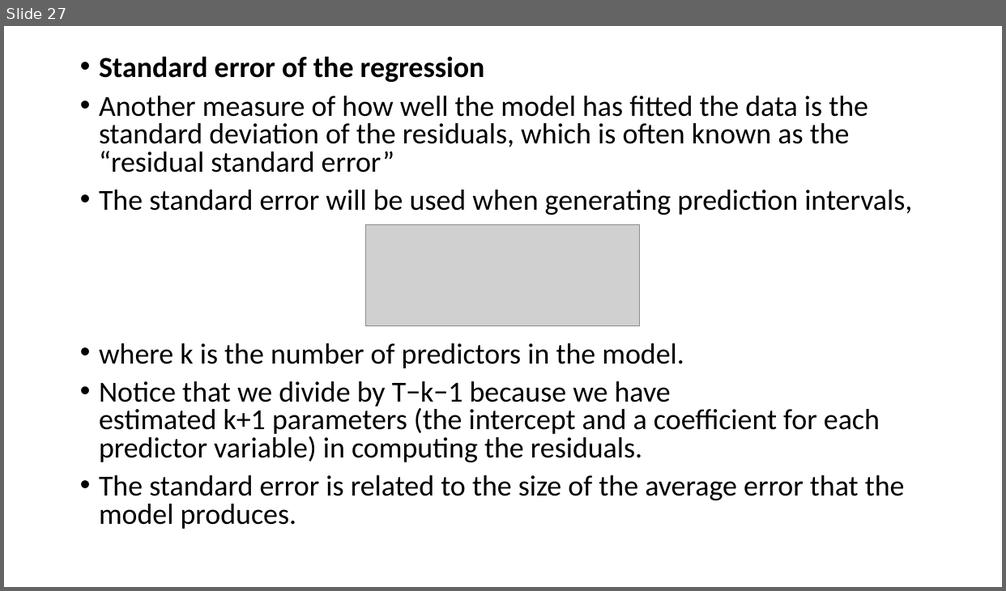
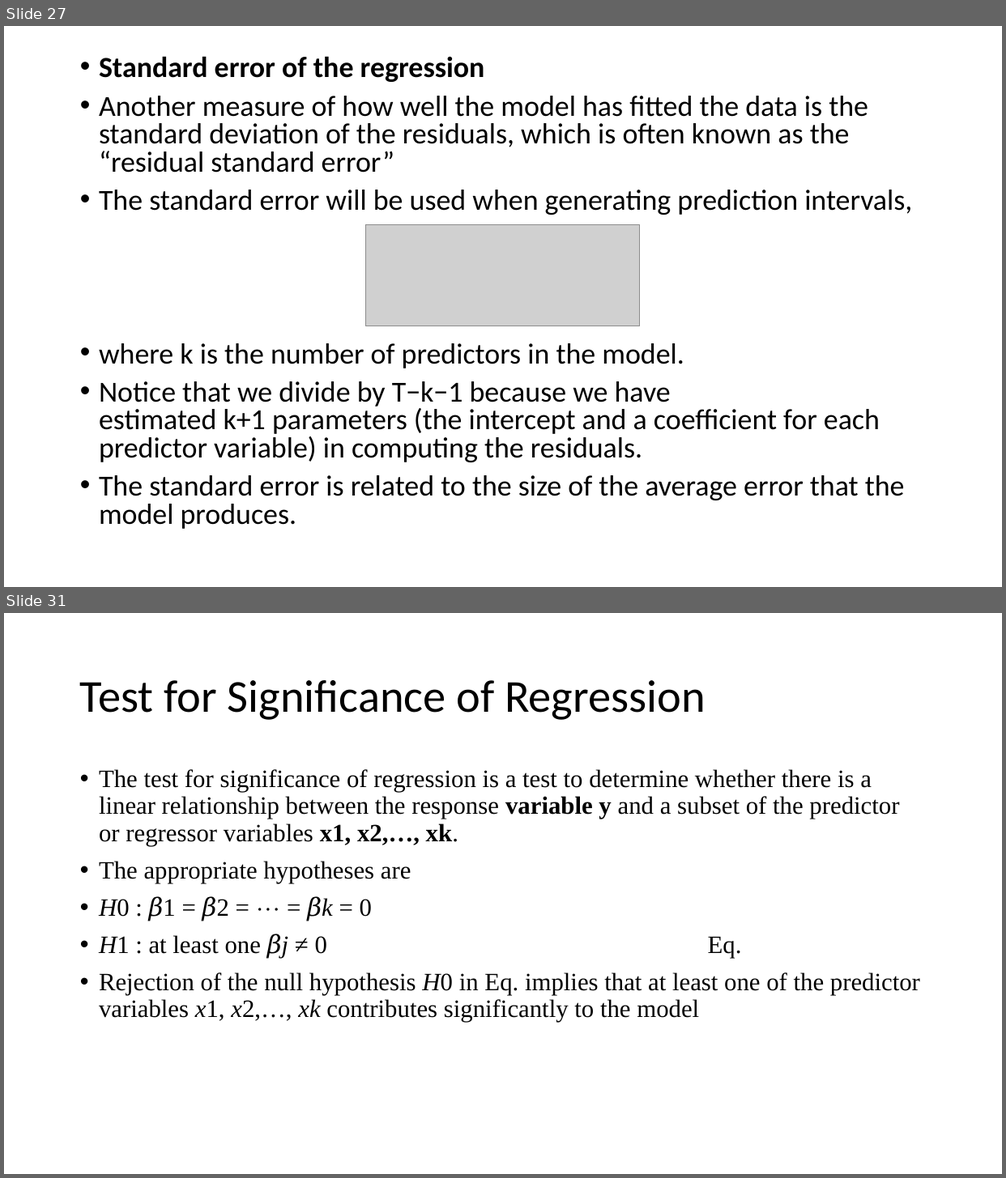
Before and after one commit to satishdkt/BTech-2024-25-Batch-Time-Series-Analysis, a slide deck: PPT/Unit 2/Unit II - REGRESSION ANALYSIS AND FORECASTING-Lecture 1.pptx. Shown one above the other, each under a label of ours: slide 27 before the commit, slides 27 and 31 after it; the slides between them are not shown. The pictures are 1006x591 and 1006x1178 pixels, drawn with LibreOffice and Linux fonts; fonts in the diff are those of the drawing; grey boxes stand for pictures. Boxes give left, top, right and bottom in pixels: in the first picture for what was removed or moved away, otherwise in the second. Text is boxed around its words. In the diff, an @@ line names an element or a change of style, - is before the commit and + after.

```diff
--- a/PPT/Unit 2/Unit II - REGRESSION ANALYSIS AND FORECASTING-Lecture 1.pptx
+++ b/PPT/Unit 2/Unit II - REGRESSION ANALYSIS AND FORECASTING-Lecture 1.pptx
@@ slide 31 added at (4, 613, 1002, 1174), background #FFFFFF @@
@@ title added at (80, 680, 705, 720), 44 pt, text #000000 @@
+Test for Significance of Regression
@@ text added at (99, 769, 920, 1022), 24 pt, text #000000 @@
+• The test for significance of regression is a test to determine whether there is a linear relationship between the response variable y and a subset of the predictor or regressor variables x1, x2,…, xk.
+• The appropriate hypotheses are
+• H0 : 𝛽1 = 𝛽2 = ⋯ = 𝛽k = 0
+• H1 : at least one 𝛽j ≠ 0 Eq.
+• Rejection of the null hypothesis H0 in Eq. implies that at least one of the predictor variables x1, x2,…, xk contributes significantly to the model
```
Also in this commit, not shown: 127 other slides added, 13 other files.
